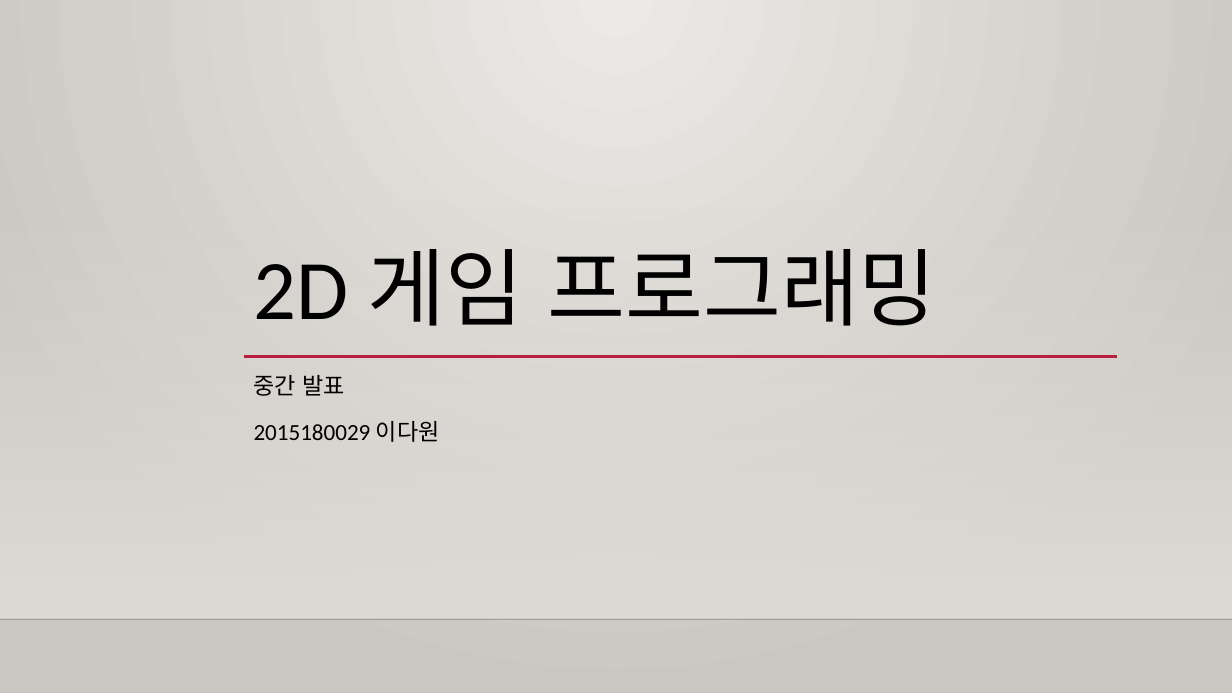
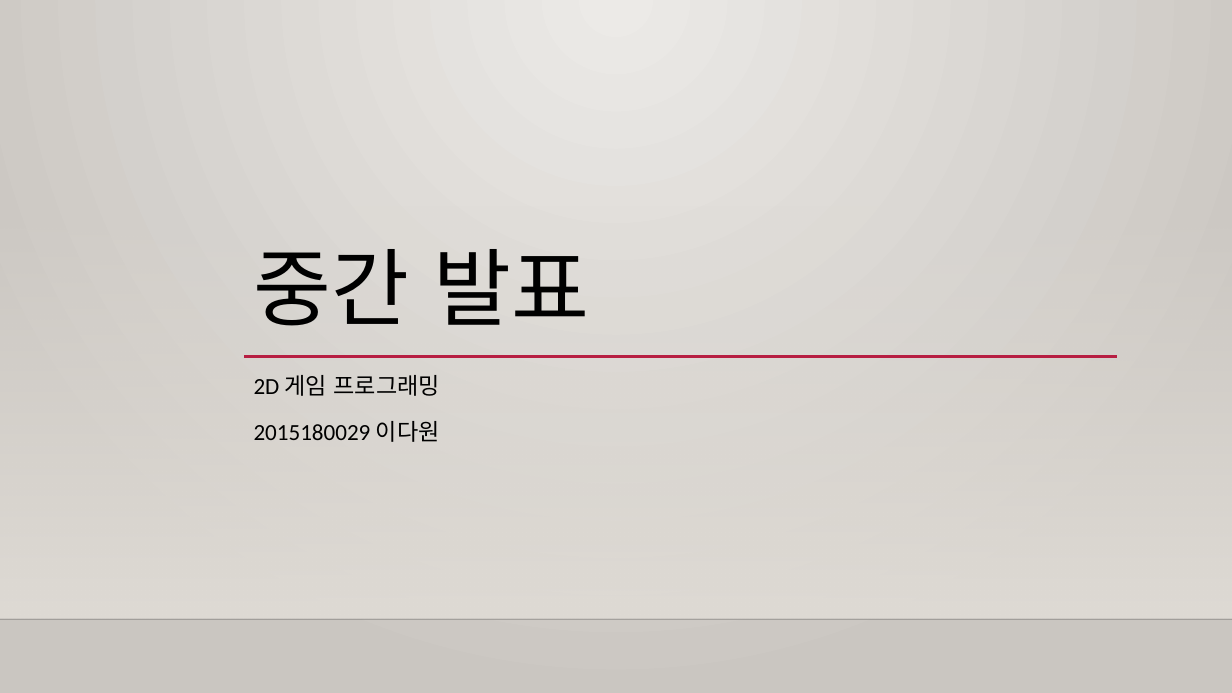
Before and after one commit to UiSai/2D_Game_Project, a slide deck: slide 1 of 2D겜플 중간발표.pptx. Drawn at 1232x693 pixels with LibreOffice and Linux fonts; fonts in the diff are those of the drawing; background and template pictures are left out. Boxes give left, top, right and bottom in pixels: in the first picture for what was removed or moved away, otherwise in the second. Text is boxed around its words. In the diff, an @@ line names an element or a change of style, - is before the commit and + after.

```diff
--- a/2D겜플 중간발표.pptx
+++ b/2D겜플 중간발표.pptx
@@ title at [254, 249, 589, 326]: text changed @@
-2D 게임 프로그래밍
+중간 발표
@@ subtitle at [254, 375, 440, 396]: text changed @@
-중간 발표
+2D 게임 프로그래밍
```
Also in this commit, not shown: 2 other slides changed, 4 other files.
